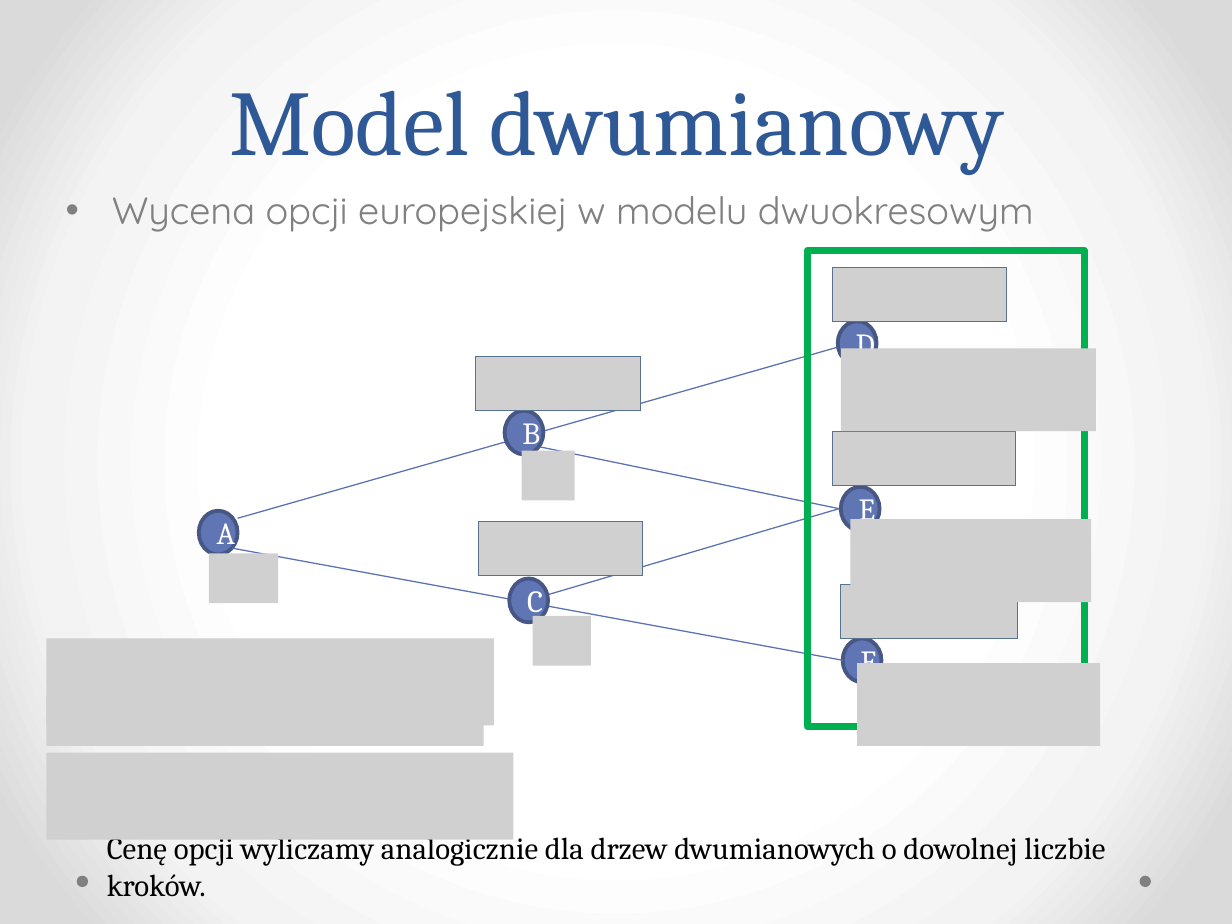
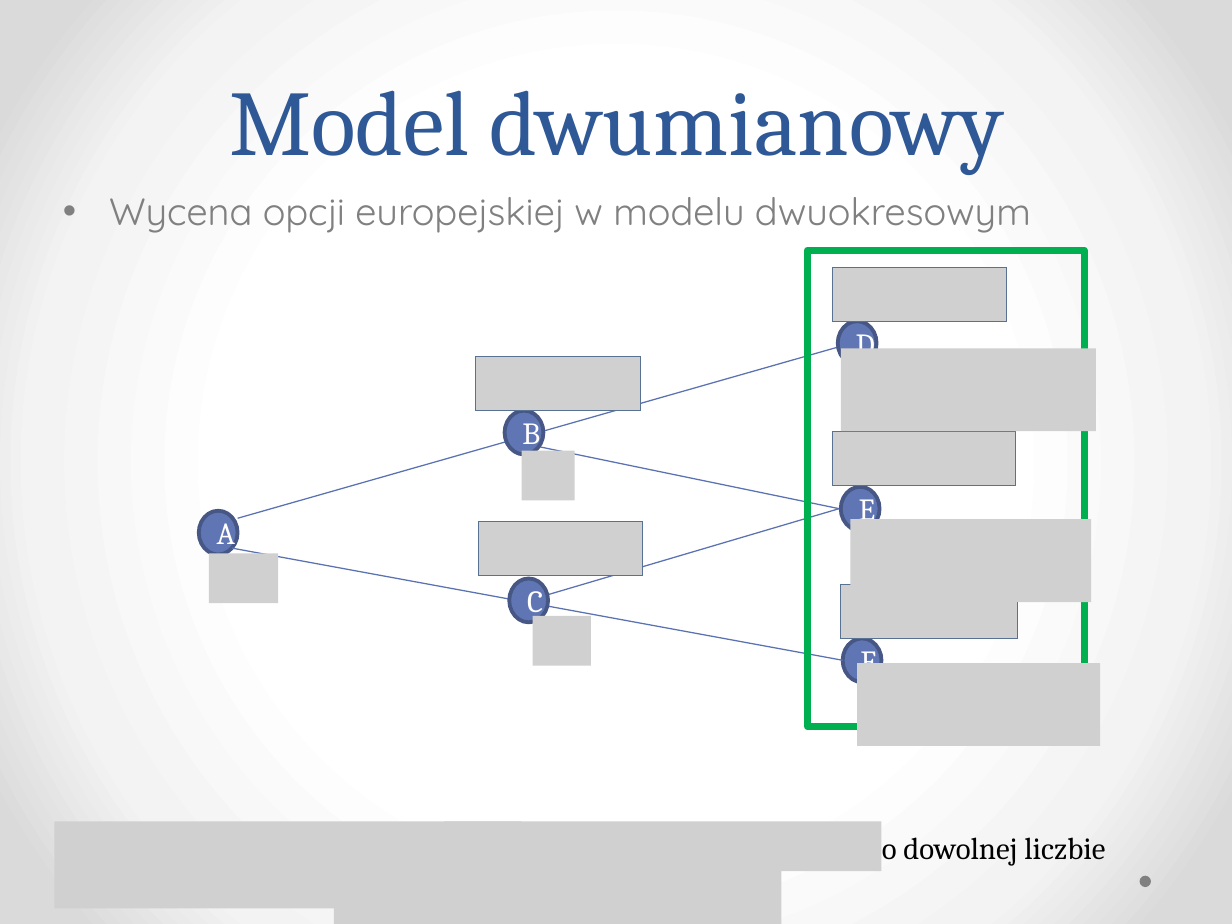
Before and after one commit to klaudia-tunska/Projekt, a slide deck: slide 8 of Prezentacja.pptx. Drawn at 1232x924 pixels with LibreOffice and Linux fonts; fonts in the diff are those of the drawing; grey boxes stand for pictures. Boxes give left, top, right and bottom in pixels: in the first picture for what was removed or moved away, otherwise in the second. Text is boxed around its words. In the diff, an @@ line names an element or a change of style, - is before the commit and + after.

```diff
--- a/Prezentacja.pptx
+++ b/Prezentacja.pptx
@@ picture removed at (47, 638, 494, 726) @@
@@ picture removed at (47, 696, 484, 745) @@
@@ picture removed at (47, 753, 514, 840) @@
@@ picture added at (54, 822, 521, 909) @@
@@ picture added at (445, 822, 882, 871) @@
@@ picture added at (334, 841, 781, 924) @@
@@ ellipse removed at (76, 876, 87, 887) @@
```
Also in this commit, not shown: 2 other slides changed, 1 slide added, 1 slide removed.
